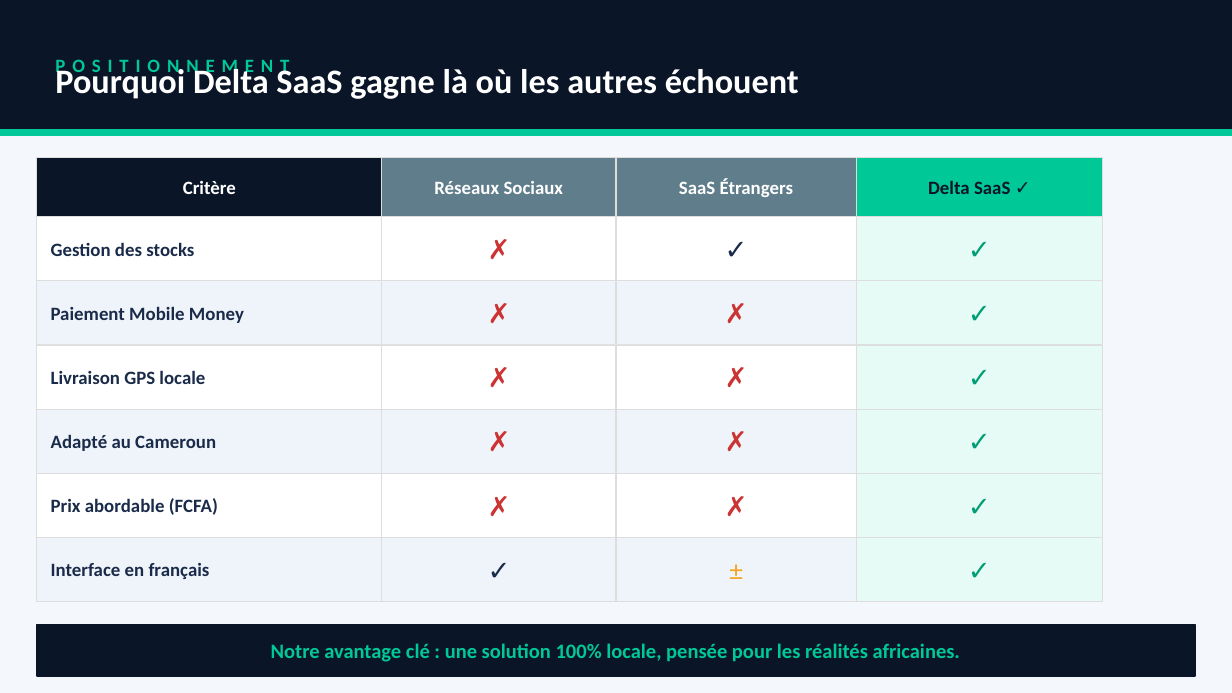
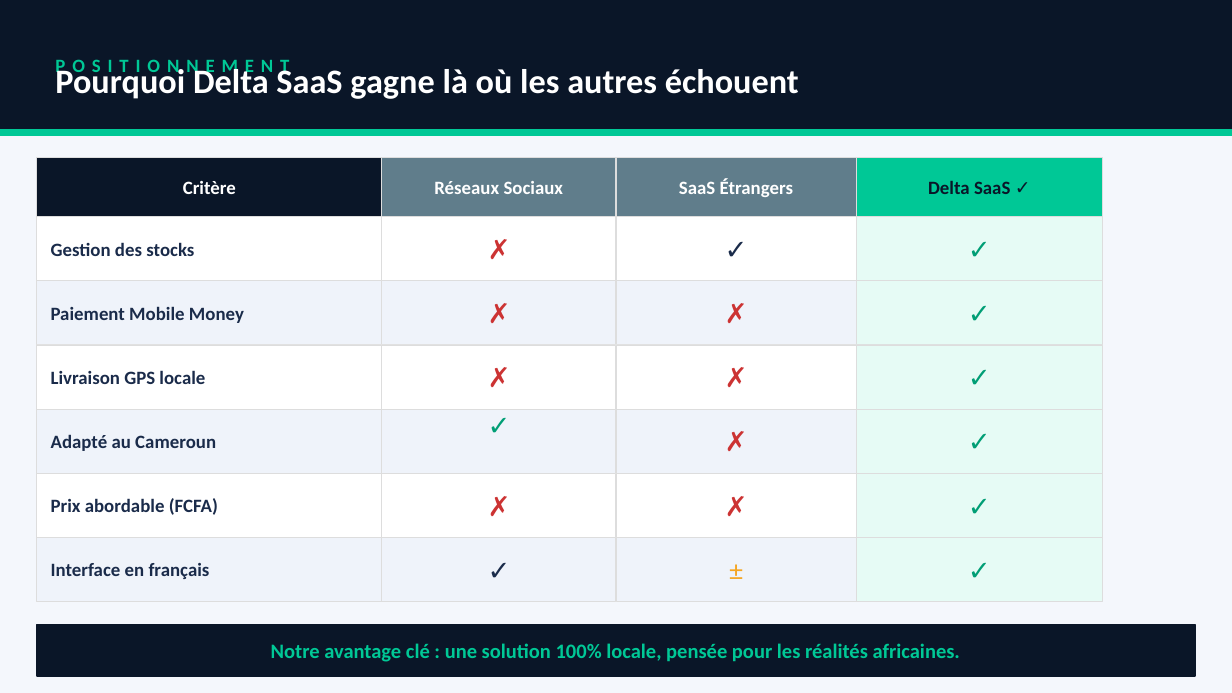
Before and after one commit to awalousadoub-debug/aweba, a slide deck: slide 11 of DeltaSaaS_PitchDeck_Ameliore.pptx (slide 8 before the commit). Drawn at 1232x693 pixels with LibreOffice and Linux fonts; fonts in the diff are those of the drawing. Boxes give left, top, right and bottom in pixels: in the first picture for what was removed or moved away, otherwise in the second. Text is boxed around its words. In the diff, an @@ line names an element or a change of style, - is before the commit and + after.

```diff
--- a/DeltaSaaS_PitchDeck_Ameliore.pptx
+++ b/DeltaSaaS_PitchDeck_Ameliore.pptx
@@ text at (x1=382, y1=409, x2=616, y2=473): text changed; text colour #CC3333 to #009E75 @@
-✗
+✓
```
Also in this commit, not shown: 6 other slides changed, 3 slides added, 3 other files.
